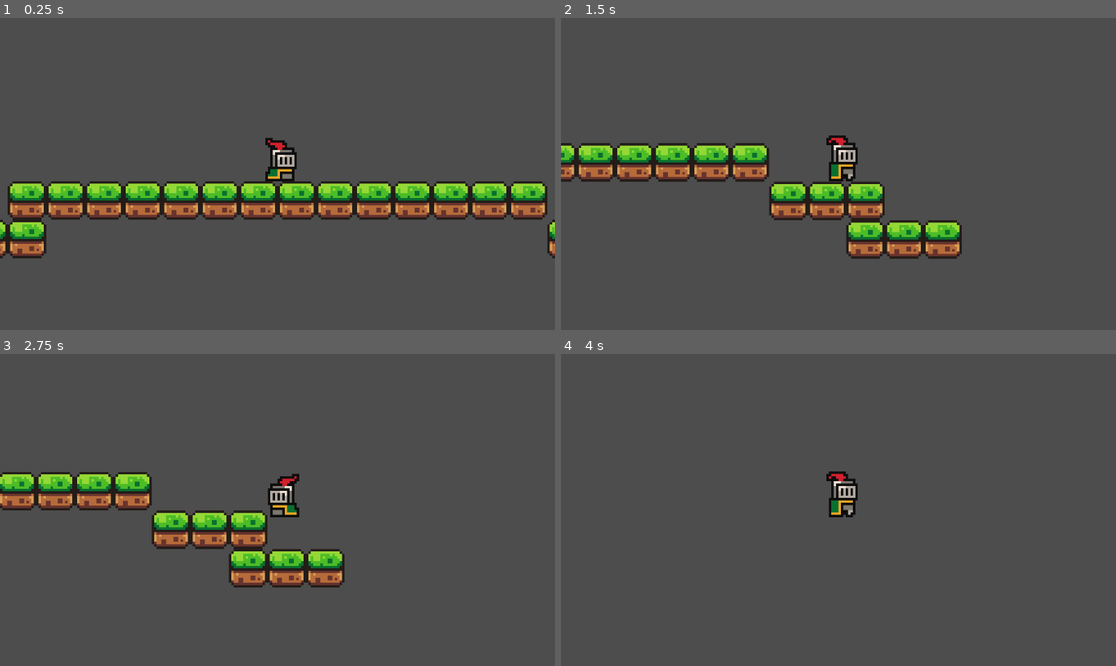
Above: before the commit, frames 1-4 (two rows, left to right).
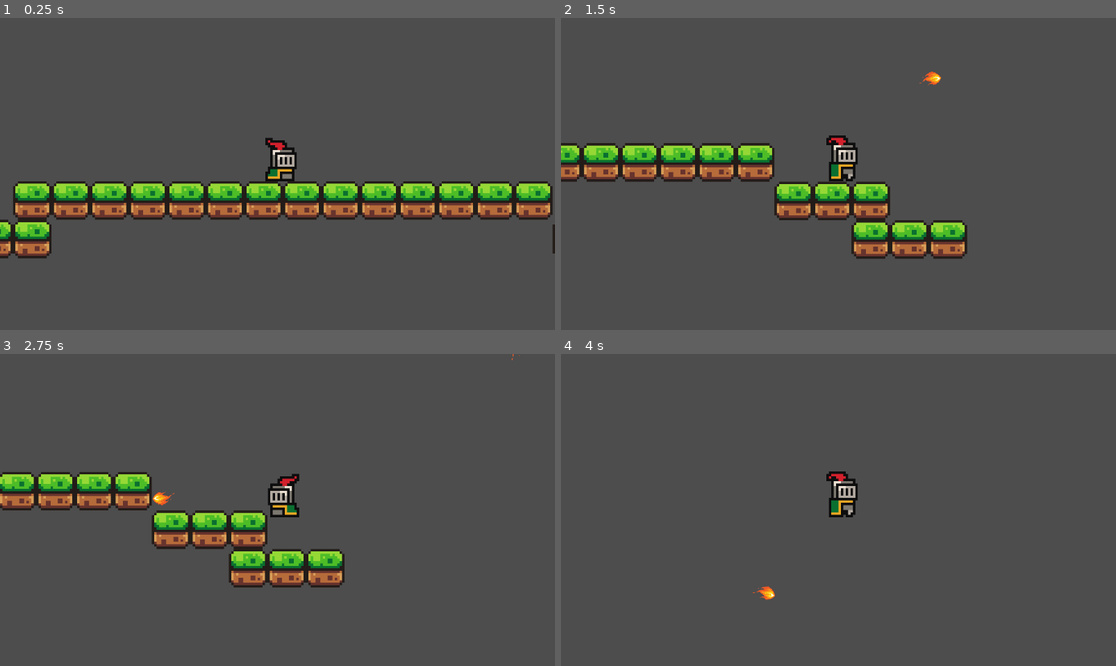
Above: after the commit, the same moments.

Repository: stackhacksbu/StackhacksGameDevRepo
Game: Godot game, scene res://scenes/Game.tscn
Same seed, same stepped clock (60 frames per second), same inputs: the game is played once before the commit and once after it.
Inputs (mouse positions are in pixels of both pictures, inside the frame that each line leads up to):
- Up to frame 1 (0.25 s): no input
- Up to frame 2 (1.5 s): move the mouse to (960, 158) at 0.52 s; hold D (move_right) from 0.53 s (still down); tap 2 (fireball, bound only after the commit) at 0.6 s; tap W (jump) at 0.77 s; move the mouse to (727, 189) at 1.27 s; tap 1 (arcaneadrenaline) at 1.35 s
- Up to frame 3 (2.75 s): tap W (jump) at 1.52 s; tap 2 (fireball, bound only after the commit) at 1.55, 2.3 s; move the mouse to (333, 441) at 2.02 s; release D (move_right) at 2.03 s; hold A (move_left) from 2.03 s (still down); tap Q (dash) at 2.1 s
- Up to frame 4 (4 s): move the mouse to (810, 572) at 2.77 s; release A (move_left) at 2.78 s; hold D (move_right) from 2.78 s (still down); tap 2 (fireball, bound only after the commit) at 2.85, 3.6 s; tap W (jump) at 3.02, 3.77 s; move the mouse to (1005, 556) at 3.52 s

The runs differ from the first frame. In frame 1, 6.8% of the frame differs, in the area x 0-100%, y 52-78%; in frame 2, 5.2%; in frame 3, 0.1%; in frame 4, less than 0.1%.

Commit message:
added fireball ability + projectile system, changed cursor image. Need to fix slight offset of projectile (not sure why)

Diff:
--- a/project.godot
+++ b/project.godot
@@ -17,8 +17,8 @@
 
 [display]
 
-mouse_cursor/custom_image="res://assets/sprites/icons8-crosshair-50.png"
-mouse_cursor/custom_image_hotspot=Vector2(25, 25)
+mouse_cursor/custom_image="res://assets/sprites/crosshair.png"
+mouse_cursor/custom_image_hotspot=Vector2(25, 10)
 
 [input]
 
@@ -56,6 +56,12 @@
 "events": [Object(InputEventKey,"resource_local_to_scene":false,"resource_name":"","device":0,"window_id":0,"alt_presse …(189 unchanged characters)…
 ]
 }
+fireball={
+"deadzone": 0.5,
+"events": [Object(InputEventKey,"resource_local_to_scene":false,"resource_name":"","device":-1,"window_id":0,"alt_pressed":false,"shift_pressed":false,"ctrl_pressed":false,"meta_pressed":false,"pressed":false,"keycode":0,"physical_keycode":50,"key_label":0,"unicode":50,"location":0,"echo":false,"script":null)
+, Object(InputEventMouseButton,"resource_local_to_scene":false,"resource_name":"","device":-1,"window_id":0,"alt_pressed":false,"shift_pressed":false,"ctrl_pressed":false,"meta_pressed":false,"button_mask":1,"position":Vector2(100, 24),"global_position":Vector2(109, 70),"factor":1.0,"button_index":1,"canceled":false,"pressed":true,"double_click":false,"script":null)
+]
+}
 
 [physics]
 
--- a/scenes/Game.tscn
+++ b/scenes/Game.tscn
@@ -161,9 +161,10 @@
 physics_layer_0/collision_layer = 1
 sources/1 = SubResource("TileSetAtlasSource_gb4ml")
 
-[node name="Node2D" type="Node2D"]
+[node name="main" type="Node2D"]
 
 [node name="Player" parent="." instance=ExtResource("1_ucb25")]
+collision_layer = 2
 
 [node name="Camera2D" type="Camera2D" parent="Player"]
 zoom = Vector2(5, 5)
--- a/scenes/player.tscn
+++ b/scenes/player.tscn
@@ -43,6 +43,7 @@
 }]
 
 [node name="Player" type="CharacterBody2D"]
+position = Vector2(-2.205, 0)
 script = ExtResource("1_3ovcl")
 
 [node name="CollisionShape2D" type="CollisionShape2D" parent="."]
--- /dev/null
+++ b/scenes/projectile.tscn
@@ -0,0 +1,20 @@
+[gd_scene load_steps=4 format=3 uid="uid://dm26ynsrafj3w"]
+
+[ext_resource type="Script" path="res://scripts/projectile.gd" id="1_5m414"]
+[ext_resource type="Texture2D" uid="uid://dqerywbk5fx51" path="res://assets/sprites/Fireball.png" id="2_vrus0"]
+
+[sub_resource type="CircleShape2D" id="CircleShape2D_1jn5a"]
+
+[node name="Projectile" type="CharacterBody2D"]
+collision_layer = 0
+script = ExtResource("1_5m414")
+
+[node name="Fireball" type="Sprite2D" parent="."]
+position = Vector2(0.16, -1.81)
+scale = Vector2(0.02, 0.02)
+texture = ExtResource("2_vrus0")
+
+[node name="CollisionShape2D" type="CollisionShape2D" parent="."]
+position = Vector2(0.16, -1.81)
+scale = Vector2(0.5, 0.5)
+shape = SubResource("CircleShape2D_1jn5a")
--- /dev/null
+++ b/scripts/fireball.gd
@@ -0,0 +1,20 @@
+extends Ability
+class_name Fireball
+
+
+
+func use_ability(player: Player) -> void:
+	var main = player.get_tree().get_root().get_node("main")
+	var projectile = load("res://scenes/projectile.tscn")
+	var instance = projectile.instantiate()
+	#get mouse position relative to player (center of screen)
+	var mouse_pos = player.get_viewport().get_mouse_position() - (player.get_viewport().get_visible_rect().size / 2)
+	mouse_pos = Vector2(mouse_pos.x, -mouse_pos.y)
+	var direction = mouse_pos.normalized()
+
+	instance.directionX = direction.x
+	instance.directionY = direction.y
+	instance.spawnPos = player.position
+	instance.spawnRot = atan2(-direction.x, -direction.y)
+	main.add_child.call_deferred(instance)
+	print("Fireball!")
--- a/scripts/player.gd
+++ b/scripts/player.gd
@@ -21,6 +21,7 @@
 	abilities["doublejump"] = load("res://scripts/movement/doublejump.gd").new()
 	abilities["dash"] = load("res://scripts/movement/dash.gd").new()
 	abilities["arcaneadrenaline"] = load("res://scripts/movement/arcaneadrenaline.gd").new()
+	abilities["fireball"] = load("res://scripts/fireball.gd").new()
 
 func _physics_process(delta: float) -> void:
 	if not is_on_floor():
@@ -47,6 +48,9 @@
 	if Input.is_action_just_pressed("arcaneadrenaline"):
 		cast("arcaneadrenaline")
 
+	if Input.is_action_just_pressed("fireball"):
+		cast("fireball")
+
 	# Get the input direction and handle the movement/deceleration.
 	var direction = Input.get_axis("move_left", "move_right")
 
--- /dev/null
+++ b/scripts/projectile.gd
@@ -0,0 +1,15 @@
+extends CharacterBody2D
+
+@export var SPEED = 200
+
+var directionX : float
+var directionY : float
+var spawnPos : Vector2
+var spawnRot : float
+
+func _ready():
+	global_position = spawnPos
+	global_rotation = spawnRot
+func _physics_process(delta):
+	velocity = Vector2(SPEED * directionX, -SPEED * directionY)
+	move_and_slide()
Binary file added: assets/sprites/Fireball.png
Not shown, added: assets/sprites/Fireball.png.import
Binary file added: assets/sprites/crosshair.png
Not shown, added: assets/sprites/crosshair.png.import
